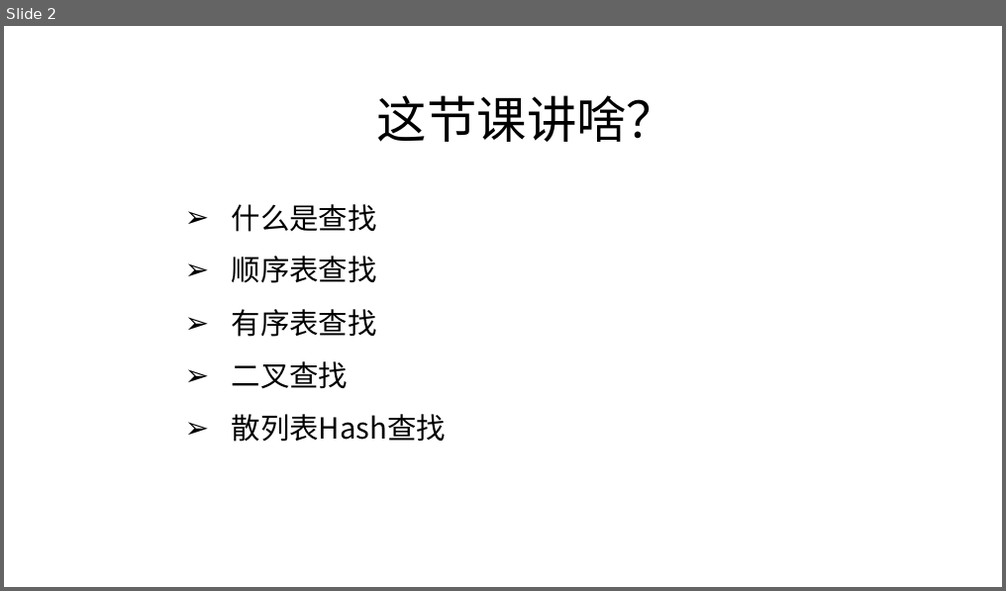
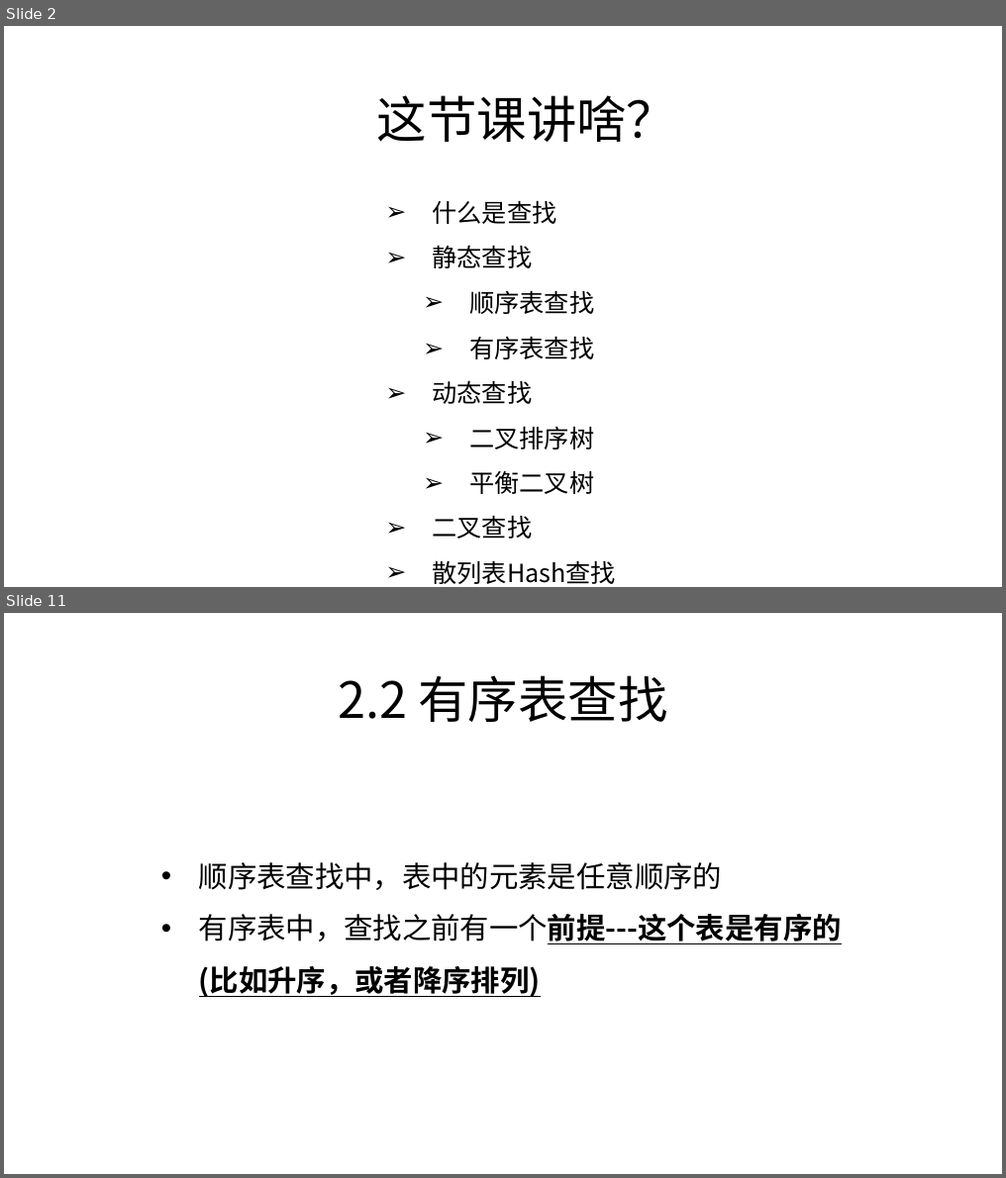
Before and after one commit to zjyesir/hmc_data_structure, a slide deck: ppt/8 查找.pptx. Shown one above the other, each under a label of ours: slide 2 before the commit, slides 2 and 11 after it; the slides between them are not shown. The pictures are 1006x591 and 1006x1178 pixels, drawn with LibreOffice and Linux fonts; fonts in the diff are those of the drawing; background and template pictures are left out. Boxes give left, top, right and bottom in pixels: in the first picture for what was removed or moved away, otherwise in the second. Text is boxed around its words. In the diff, an @@ line names an element or a change of style, - is before the commit and + after.

Commit message:
查找 1/3部分完成

```diff
--- a/ppt/8 查找.pptx
+++ b/ppt/8 查找.pptx
@@ slide 11 added at <box>4,613,1002,1174</box>, background picture (left out) @@
@@ text added at <box>338,675,668,722</box>, 48 pt, text #000000 @@
+2.2 有序表查找
@@ text added at <box>199,862,842,997</box>, 28 pt, text #000000 @@
+• 顺序表查找中，表中的元素是任意顺序的
+• 有序表中，查找之前有一个前提---这个表是有序的(比如升序，或者降序排列)
@@ slide 2 changed as well @@
@@ text "什么是查找": place and size @@
-text "什么是查找" at <box>232,204,446,442</box>
+text "什么是查找" at <box>433,200,617,584</box>
@@ text at <box>433,200,617,584</box>: size 28 to 24 pt in "什么是查找", "顺序表查找", "有序表查找", "二叉查找" and 1 more places; list level 1 to 2 in "顺序表查找"; list level 1 to 2 in "有序表查找" @@
@@ text at <box>433,245,533,269</box>: paragraph added @@
+➢ 静态查找
@@ text at <box>433,380,594,494</box>: paragraphs added @@
+➢ 动态查找
+  ➢ 二叉排序树
+  ➢ 平衡二叉树
```
Also in this commit, not shown: 4 other slides changed, 19 other slides added, 2 slides removed, 4 other files.
